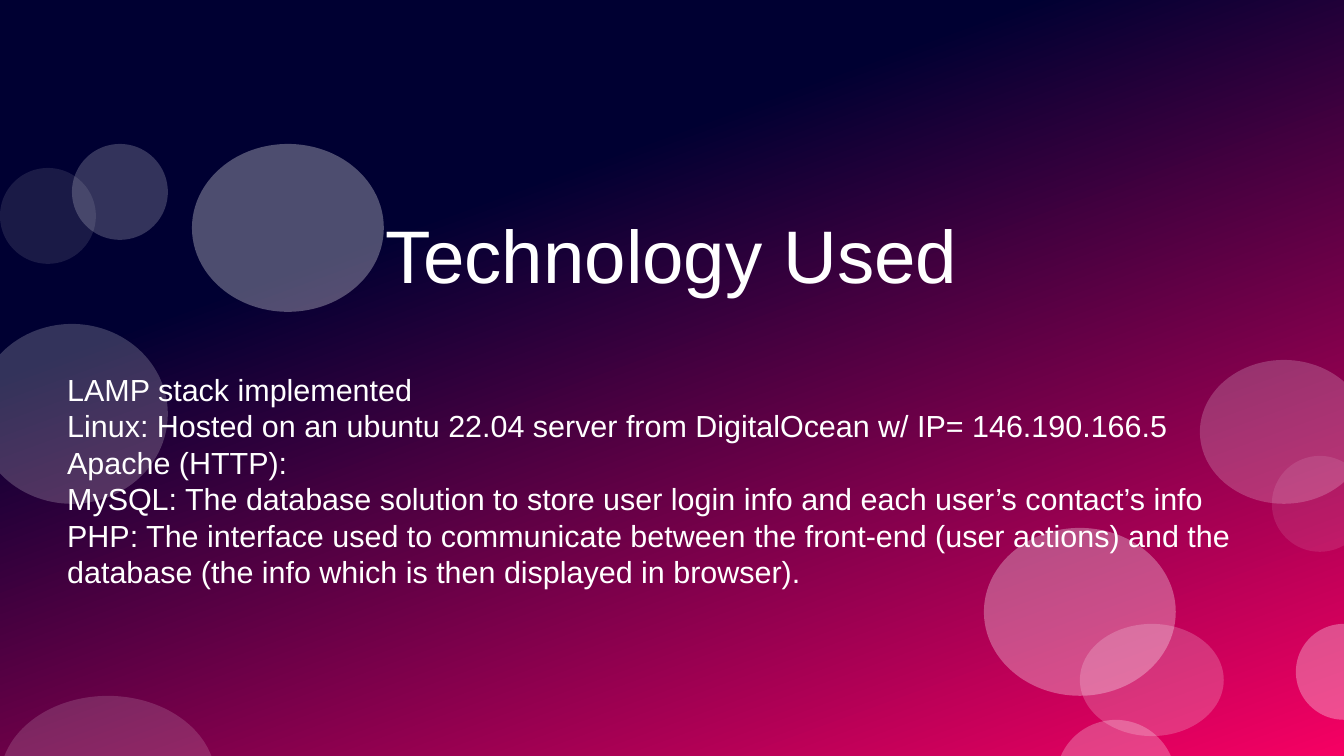
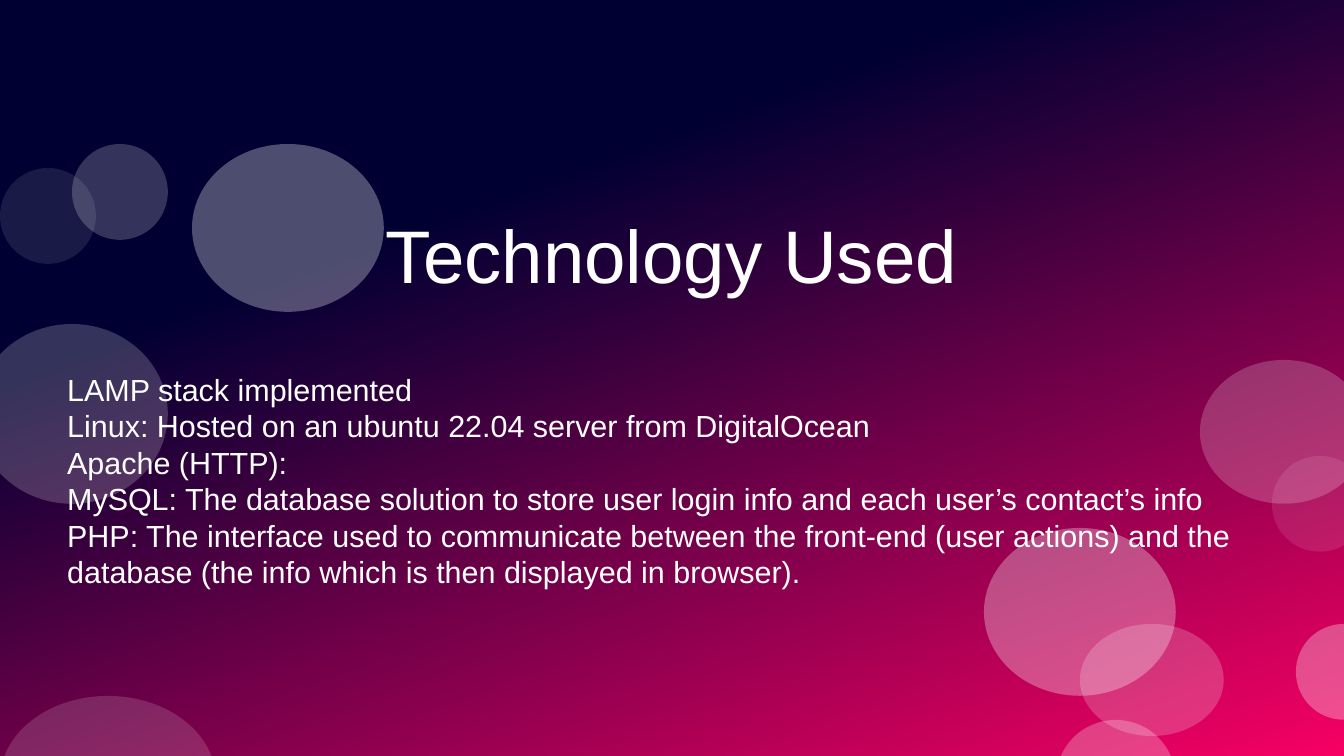
Before and after one commit to PrototypeProto/COP_4331_Small-Project, a slide deck: slide 4 of Pres.pptx. Drawn at 1344x756 pixels with LibreOffice and Linux fonts; fonts in the diff are those of the drawing. Boxes give left, top, right and bottom in pixels: in the first picture for what was removed or moved away, otherwise in the second. Text is boxed around its words. In the diff, an @@ line names an element or a change of style, - is before the commit and + after.

```diff
--- a/Pres.pptx
+++ b/Pres.pptx
@@ subtitle at <box>67,413,869,443</box>: text changed @@
-Linux: Hosted on an ubuntu 22.04 server from DigitalOcean w/ IP= 146.190.166.5
+Linux: Hosted on an ubuntu 22.04 server from DigitalOcean
```
Also in this commit, not shown: 4 other slides changed, 1 slide added, 1 slide removed.
